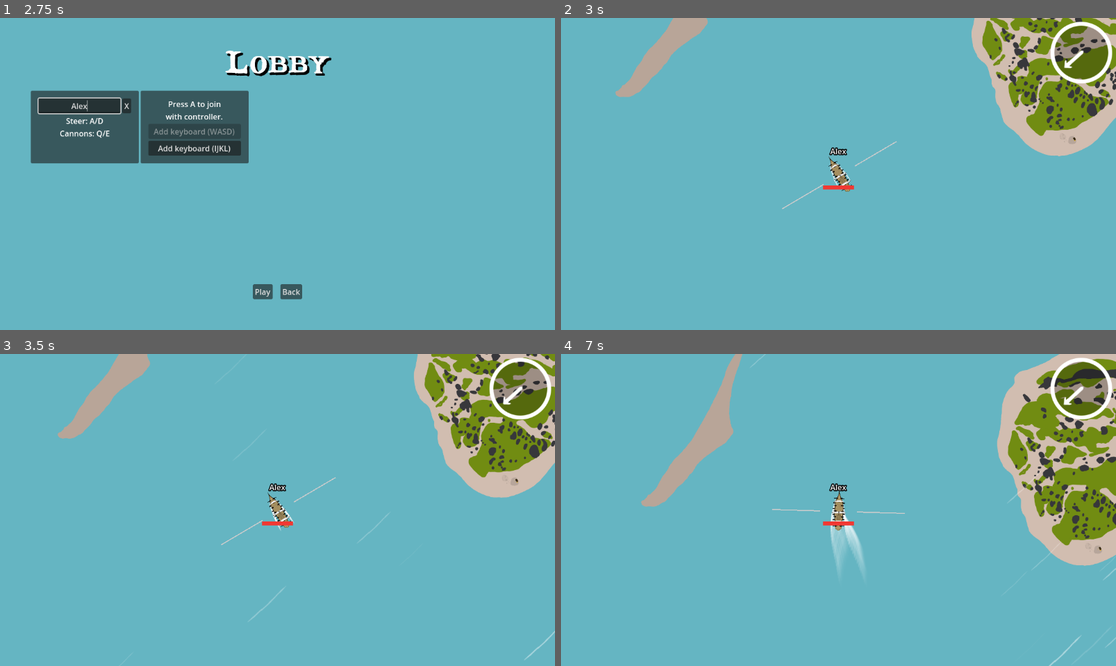
Above: before the commit, frames 1-4 (two rows, left to right).
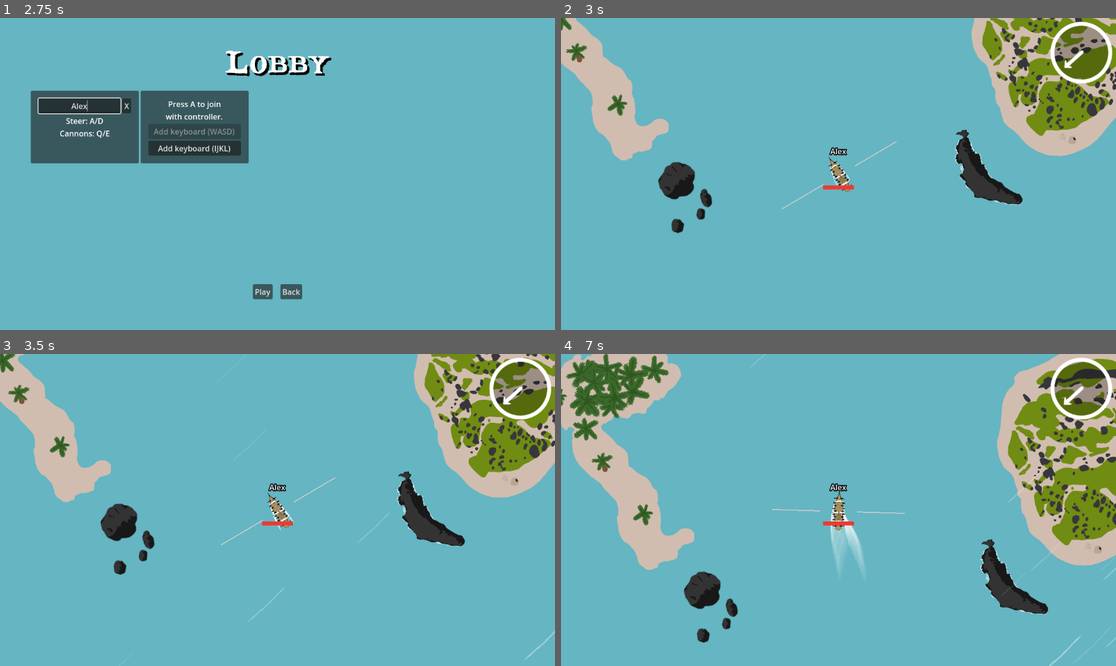
Above: after the commit, the same moments.

Repository: friedev/corsair-warfare
Game: Godot game, scene res://scenes/main.tscn
The game is run twice, just before and just after one commit, with the same random seed, the same clock (stepped at 60 frames per second) and the same inputs. Sound files missing from this copy of the repository are replaced by a short silence.
Inputs (mouse positions are in pixels of both pictures, inside the frame that each line leads up to):
- Up to frame 1 (2.75 s): click "Play" at 0.5 s; click "Add keyboard (WASD)" at 1.25 s; click (77, 105) at 2.02 s; type "Alex" at 2.1 s
- Up to frame 2 (3 s): click "Play" at 2.75 s
- Up to frame 3 (3.5 s): no input
- Up to frame 4 (7 s): hold D 3.53-4.28 s; hold Q 3.53-4.28 s; hold A 4.28-5.03 s; tap E at 4.35 s; hold J 5.03-5.78 s; hold D 5.03-6.53 s; tap L at 5.85 s; hold A from 6.53 s (still down); hold U from 6.53 s (still down)

Frame 1 is identical in both runs. In frame 2, 6.6% of the frame differs, in the area x 0-84%, y 0-70%; in frame 3, 6.9%; in frame 4, 12%, in the area x 0-88%, y 0-93%.

Commit message:
Redesign obstacles layout

Diff:
--- a/scenes/main.tscn
+++ b/scenes/main.tscn
@@ -7,12 +7,15 @@
 [ext_resource type="Script" path="res://scenes/world/wind/wind.gd" id="5_hl8vl"]
 [ext_resource type="PackedScene" uid="uid://q3sofkfm3603" path="res://scenes/ui/menus/lobby_menu.tscn" id="5_ke02y"]
 [ext_resource type="PackedScene" uid="uid://dqob1rf2731fk" path="res://scenes/world/environment/border.tscn" id="8_xltam"]
+[ext_resource type="PackedScene" uid="uid://cu44tbtwjopms" path="res://scenes/world/environment/crater.tscn" id="11_wp5vs"]
 [ext_resource type="PackedScene" path="res://scenes/ui/hud/wind_hud/wind_hud.tscn" id="12_4w4eo"]
 [ext_resource type="PackedScene" path="res://scenes/world/environment/island1.tscn" id="12_yn2q3"]
 [ext_resource type="PackedScene" path="res://scenes/world/environment/island2.tscn" id="13_61suq"]
 [ext_resource type="PackedScene" path="res://scenes/ui/menus/main_menu.tscn" id="13_v2k00"]
 [ext_resource type="PackedScene" path="res://scenes/ui/menus/options_menu.tscn" id="14_6udvg"]
+[ext_resource type="PackedScene" uid="uid://bwkoa1c2fc6xy" path="res://scenes/world/environment/rock2.tscn" id="14_by7tl"]
 [ext_resource type="PackedScene" path="res://scenes/world/environment/island3.tscn" id="14_w4d56"]
+[ext_resource type="PackedScene" uid="uid://60el12vfsgto" path="res://scenes/world/environment/rock3.tscn" id="15_r40nt"]
 [ext_resource type="PackedScene" uid="uid://y3sd02fijcb3" path="res://scenes/world/environment/island4.tscn" id="15_t7nps"]
 [ext_resource type="PackedScene" path="res://scenes/world/environment/rock1.tscn" id="16_8b13h"]
 [ext_resource type="PackedScene" uid="uid://dxw338ghigg1r" path="res://scenes/ui/menus/game_over_menu.tscn" id="16_pt5je"]
@@ -94,37 +97,80 @@
 [node name="Obstacles" type="Node2D" parent="World"]
 
 [node name="Island1" parent="World/Obstacles" instance=ExtResource("12_yn2q3")]
-position = Vector2(-33, -653)
+position = Vector2(-287, -847)
 
 [node name="Island2" parent="World/Obstacles" instance=ExtResource("13_61suq")]
-position = Vector2(-838, -256)
+position = Vector2(-548, 807)
 
 [node name="Island3" parent="World/Obstacles" instance=ExtResource("14_w4d56")]
 position = Vector2(486, 806)
 
 [node name="Island4" parent="World/Obstacles" instance=ExtResource("15_t7nps")]
-position = Vector2(876, 4)
+position = Vector2(768, -481)
+
+[node name="Crater" parent="World/Obstacles" instance=ExtResource("11_wp5vs")]
+position = Vector2(-959, -6.00003)
+rotation = -3.55349
+
+[node name="Sandbar" parent="World/Obstacles" instance=ExtResource("17_rovm2")]
+position = Vector2(-32, -881)
+rotation = -1.14145
+scale = Vector2(0.5, 0.5)
 
 [node name="Rock1" parent="World/Obstacles" instance=ExtResource("16_8b13h")]
-position = Vector2(645, -559)
-
-[node name="Rock2" parent="World/Obstacles" instance=ExtResource("16_8b13h")]
-position = Vector2(707, -766)
-rotation = 1.26885
-
-[node name="Rock3" parent="World/Obstacles" instance=ExtResource("16_8b13h")]
-position = Vector2(851, -614)
-rotation = 3.80831
-
-[node name="Sandbar" parent="World/Obstacles" instance=ExtResource("17_rovm2")]
-position = Vector2(-376, 698)
-
-[node name="Sandbar2" parent="World/Obstacles" instance=ExtResource("17_rovm2")]
-position = Vector2(-928, 206)
-rotation = 4.82409
+position = Vector2(270, 1064)
+rotation = 0.380482
+
+[node name="Rock8" parent="World/Obstacles" instance=ExtResource("16_8b13h")]
+position = Vector2(-932, -372)
+rotation = -3.68264
+scale = Vector2(0.75, 0.75)
+
+[node name="Rock7" parent="World/Obstacles" instance=ExtResource("16_8b13h")]
+position = Vector2(699, -825)
+rotation = 2.53945
+scale = Vector2(2, 2)
+
+[node name="Rock2" parent="World/Obstacles" instance=ExtResource("14_by7tl")]
+position = Vector2(634, 542)
+scale = Vector2(1.5, 1.5)
+
+[node name="Rock10" parent="World/Obstacles" instance=ExtResource("14_by7tl")]
+position = Vector2(1158, 251)
+rotation = -1.77849
+
+[node name="Rock11" parent="World/Obstacles" instance=ExtResource("14_by7tl")]
+position = Vector2(1221, 231)
+rotation = 1.2706
+scale = Vector2(1.25, 1.25)
+
+[node name="Rock4" parent="World/Obstacles" instance=ExtResource("14_by7tl")]
+position = Vector2(603, 1000)
+rotation = 3.6809
+
+[node name="Rock5" parent="World/Obstacles" instance=ExtResource("14_by7tl")]
+position = Vector2(-354, 1120)
+rotation = 1.64934
+scale = Vector2(2, 2)
+
+[node name="Rock9" parent="World/Obstacles" instance=ExtResource("14_by7tl")]
+position = Vector2(-926, -38)
+rotation = -0.127409
+scale = Vector2(2, 2)
+
+[node name="Rock3" parent="World/Obstacles" instance=ExtResource("15_r40nt")]
+position = Vector2(1087, -673)
+rotation = 2.79253
+scale = Vector2(1.25, 1.25)
+
+[node name="Rock6" parent="World/Obstacles" instance=ExtResource("15_r40nt")]
+position = Vector2(1076, 126)
+rotation = 2.66686
+scale = Vector2(-0.75, -0.75)
 
 [node name="HUDLayer" type="CanvasLayer" parent="."]
 unique_name_in_owner = true
+visible = false
 
 [node name="MarginContainer" type="MarginContainer" parent="HUDLayer"]
 anchors_preset = 15
Not shown: 1 places in scenes/main.tscn that only renumber resources
